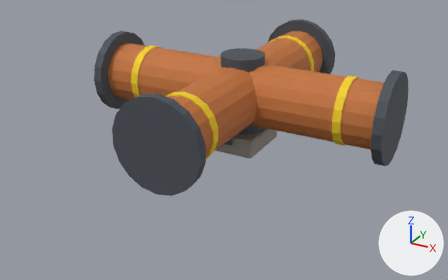
The glTF model export/unity/tuyau_croix_t1.glb: old version first, new version second.
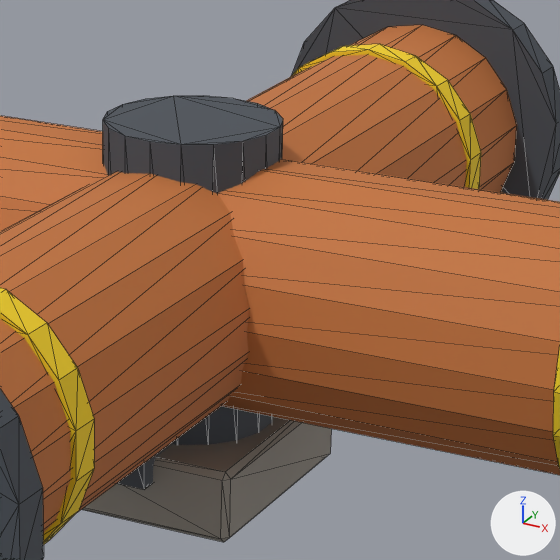
Each version appears first whole from a 50 mm camera at (0.862, -1.69, 0.842) aimed at (-0.025, -0.076, 0.035), and next in a close-up on the part from 44% to 74% of the width and 9% to 58% of the height. The axes (+X, +Y, +Z) are drawn at lower right. The lights are the same throughout. The first two pictures are the older version. The close-ups show mesh edges as thin lines. Vertices at exactly the same position are counted once.

Names of what the first close-up shows: 'pieces_acier_sombre.044', 'pieces_beton.044', 'pieces_cuivre.016', 'pieces_rive_t1.014'.
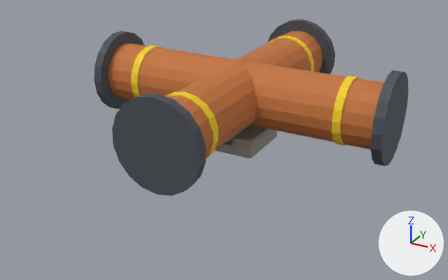
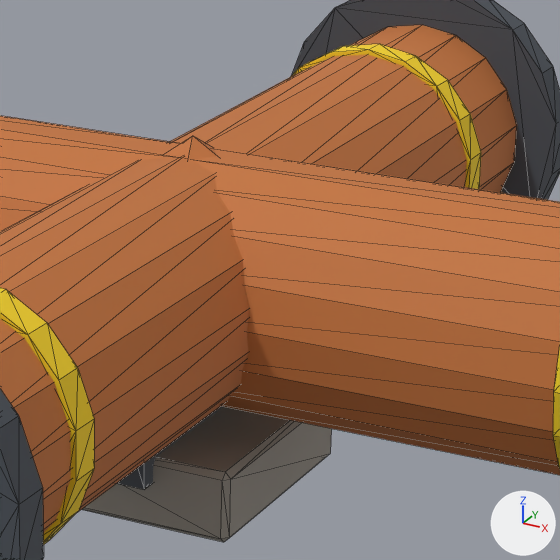
Diff of the bpy script that builds the scene:
```diff
--- a/export/unity/tuyau_croix_t1.glb.py
+++ b/export/unity/tuyau_croix_t1.glb.py
@@ me_pieces_acier_sombre_055 @@
 # used by ob_pieces_acier_sombre_044; location = (0.0, 0.0, 0.0)
-me_pieces_acier_sombre_055.from_pydata(...)  # 188 vertices, 352 faces; spans x -0.494..0.494, y -0.494..0.494, z 0.04..0.318
+me_pieces_acier_sombre_055.from_pydata(...)  # 152 vertices, 284 faces; spans x -0.494..0.494, y -0.494..0.494, z 0.04..0.318
+# me_pieces_acier_sombre_055 part 1: the loose piece of 36 vertices spanning x -0.069..0.069, y -0.07..0.07, z 0.055..0.305 is deleted
 me_pieces_acier_sombre_055.materials.append(mat_acier_sombre)
```

Location of each change, [x1, y1, x2, y2] in pixels of the close-ups (560 x 560 px):
part 1 of me_pieces_acier_sombre_055, deleted: before [103, 96, 283, 445]
